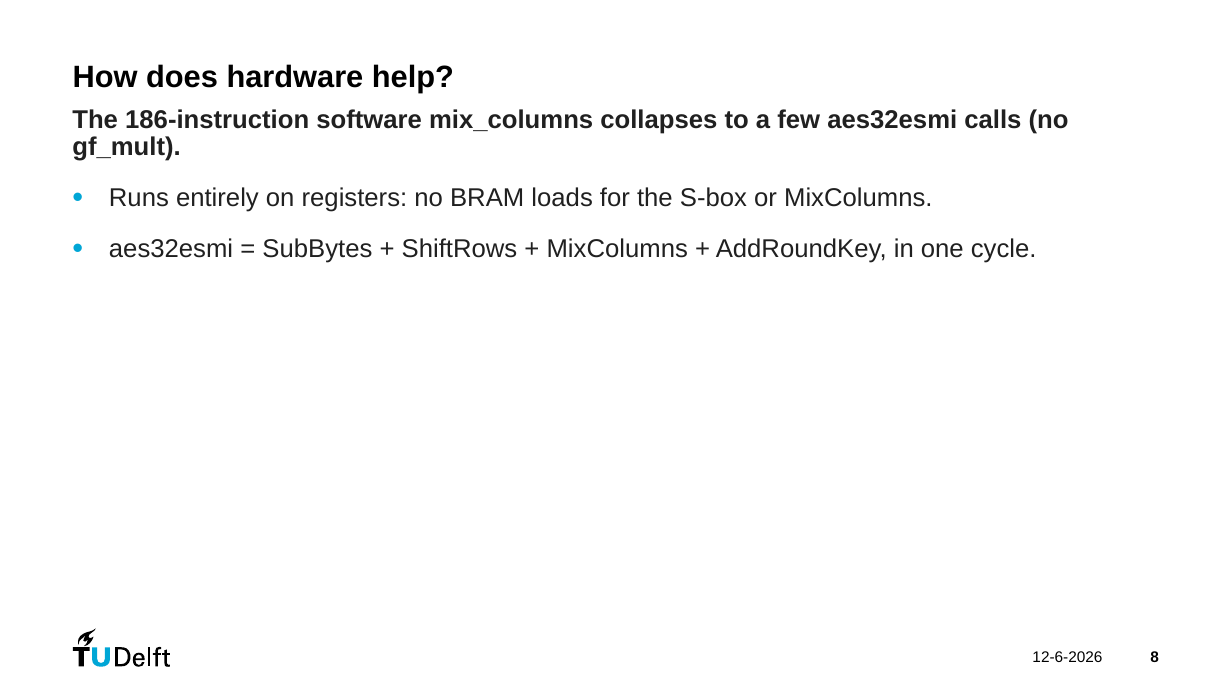
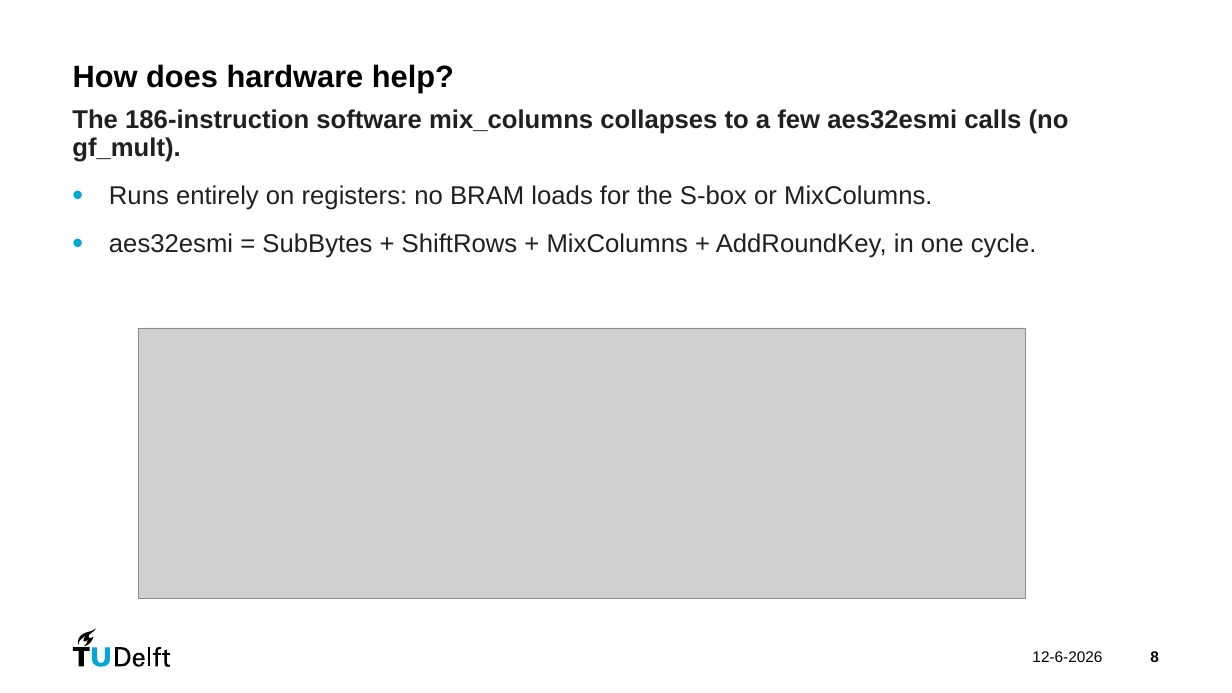
Before and after one commit to danieltyukov/tud-processor-design-project, a slide deck: slide 8 of PDP_group24.pptx. Drawn at 1232x693 pixels with LibreOffice and Linux fonts; fonts in the diff are those of the drawing; grey boxes stand for pictures. Boxes give left, top, right and bottom in pixels: in the first picture for what was removed or moved away, otherwise in the second. Text is boxed around its words. In the diff, an @@ line names an element or a change of style, - is before the commit and + after.

```diff
--- a/PDP_group24.pptx
+++ b/PDP_group24.pptx
@@ text "The 186-instruction software mix_columns collapses ..." at bbox=[72, 109, 1069, 258]: less space between paragraphs @@
@@ picture added at bbox=[139, 328, 1026, 599] @@
```
Also in this commit, not shown: 13 other slides changed, 2 slides added, 1 slide removed, 3 other files.
